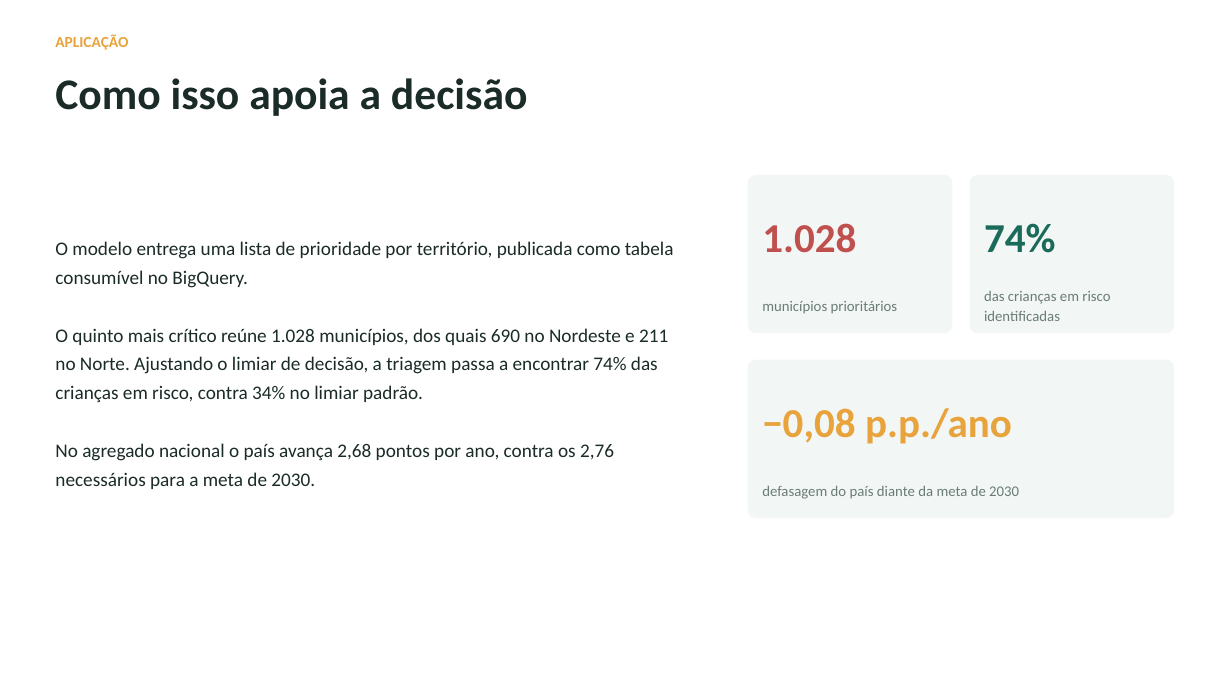
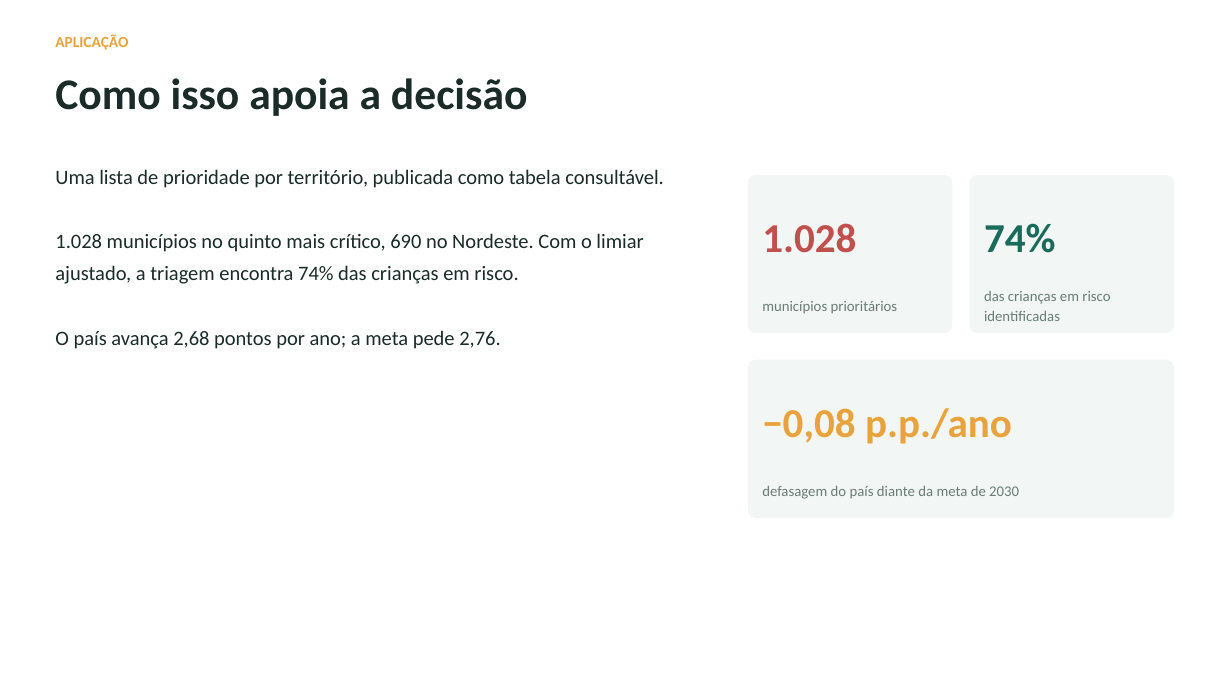
Before and after one commit to tcarvalhodiniz/tech-challenge-fase3, a slide deck: slide 11 of docs/apresentacao.pptx. Drawn at 1232x693 pixels with LibreOffice and Linux fonts; fonts in the diff are those of the drawing. Boxes give left, top, right and bottom in pixels: in the first picture for what was removed or moved away, otherwise in the second. Text is boxed around its words. In the diff, an @@ line names an element or a change of style, - is before the commit and + after.

Commit message:
Ajustes gerais, código e revisão
Revisão geral antes da entrega, em cinco frentes.

Precisão sobre o nível das variáveis: os textos diziam que as catorze
variáveis eram todas de município. Duas delas, rede e caderno, variam dentro do
município e são atributos administrativos do aluno. Nenhuma mede alfabetização,
mas a distinção passa a estar explícita no README e nos relatórios de avaliação e
interpretabilidade.

Verificação do caderno: a amplitude de 10,5 pontos entre versões da prova vinha
de um caderno com doze alunos. Entre os vinte e um com dez mil ou mais, a
amplitude é de 1,8 ponto. A afirmação de que não carrega sinal se sustenta.

Registro dos textos: saem travessões em aparte, construções do tipo 'não é X, e
sim Y' e um aforismo, no README, nos relatórios, no notebook e nos comentários de
config/settings.py, base_analitica.py e eda.py.

Apresentação: o corpo dos slides tinha em média 64 palavras, contra 26 na
apresentação da Fase 2. Reescrito para uma média de 33, com máximo de 43, como
apoio visual da fala e não como documento. Total cai de 969 para 664 palavras.
Validação de arquivo e conferência de transbordo sem ocorrências.

```diff
--- a/docs/apresentacao.pptx
+++ b/docs/apresentacao.pptx
@@ text at (55, 169, 664, 349): text changed; size 15 to 16 pt @@
-O modelo entrega uma lista de prioridade por território, publicada como tabela consumível no BigQuery.
-O quinto mais crítico reúne 1.028 municípios, dos quais 690 no Nordeste e 211 no Norte. Ajustando o limiar de decisão, a triagem passa a encontrar 74% das crianças em risco, contra 34% no limiar padrão.
-No agregado nacional o país avança 2,68 pontos por ano, contra os 2,76 necessários para a meta de 2030.
+Uma lista de prioridade por território, publicada como tabela consultável.
+1.028 municípios no quinto mais crítico, 690 no Nordeste. Com o limiar ajustado, a triagem encontra 74% das crianças em risco.
+O país avança 2,68 pontos por ano; a meta pede 2,76.
@@ text "Uma lista de prioridade por ..." at (55, 169, 664, 349): vertical alignment middle to top @@
```
Also in this commit, not shown: 9 other slides changed, 10 other files.
